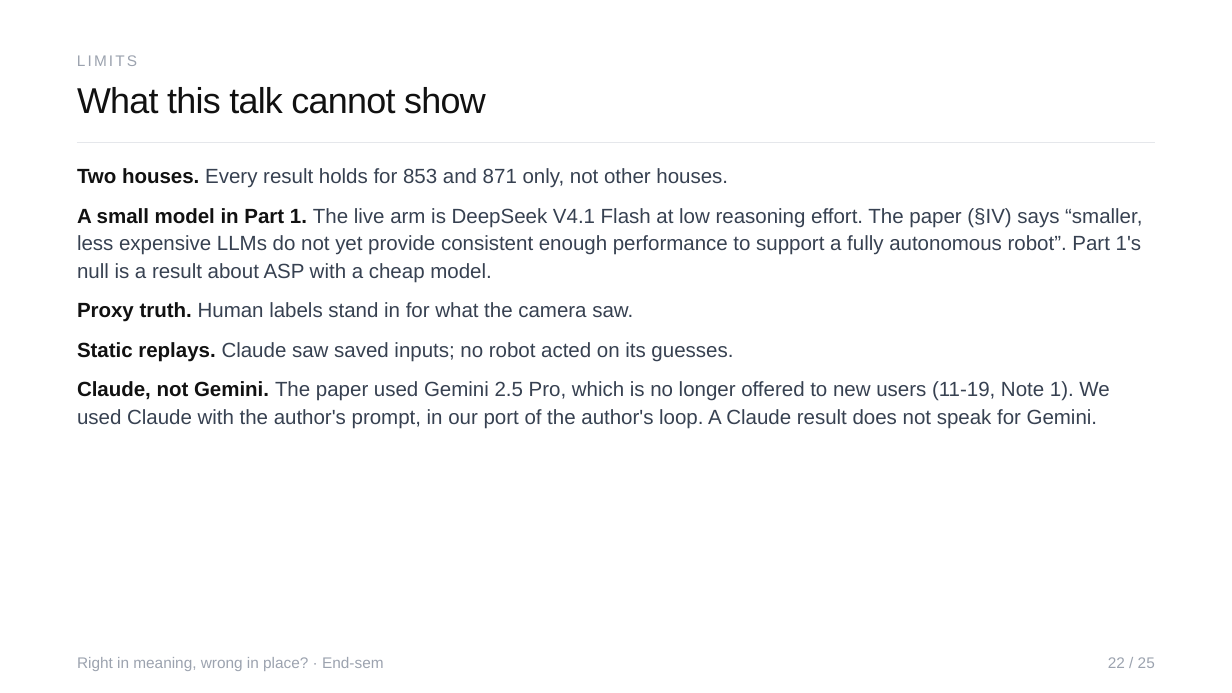
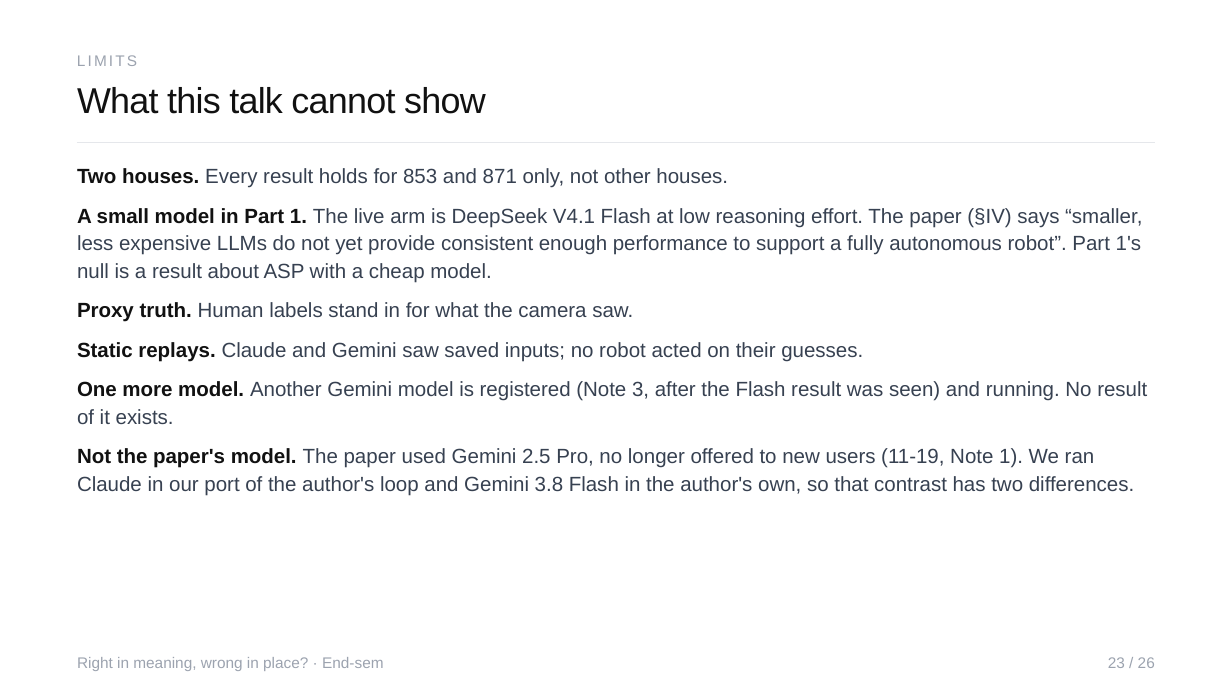
Before and after one commit to Sher110106/validity-aware-active-semantic-exploration, a slide deck: slide 23 of docs/endsem_2026-11/ASP_Endsem.pptx (slide 22 before the commit). Drawn at 1232x693 pixels with LibreOffice and Linux fonts; fonts in the diff are those of the drawing. Boxes give left, top, right and bottom in pixels: in the first picture for what was removed or moved away, otherwise in the second. Text is boxed around its words. In the diff, an @@ line names an element or a change of style, - is before the commit and + after.

```diff
--- a/docs/endsem_2026-11/ASP_Endsem.pptx
+++ b/docs/endsem_2026-11/ASP_Endsem.pptx
@@ text at (77,342,863,362): text changed @@
-Static replays. Claude saw saved inputs; no robot acted on its guesses.
+Static replays. Claude and Gemini saw saved inputs; no robot acted on their guesses.
@@ text at (77,381,1147,424): text changed @@
-Claude, not Gemini. The paper used Gemini 2.5 Pro, which is no longer offered to new users (11-19, Note 1). We used Claude with the author's prompt, in our port of the author's loop. A Claude result does not speak for Gemini.
+One more model. Another Gemini model is registered (Note 3, after the Flash result was seen) and running. No result of it exists.
@@ text added at (77,448,1134,496), 16 pt, text #374151 @@
+Not the paper's model. The paper used Gemini 2.5 Pro, no longer offered to new users (11-19, Note 1). We ran Claude in our port of the author's loop and Gemini 3.8 Flash in the author's own, so that contrast has two differences.
@@ text at (1108,657,1155,668): text changed @@
-22 / 25
+23 / 26
```
Also in this commit, not shown: 25 other slides changed, 2 slides added, 1 slide removed, 8 other files.
